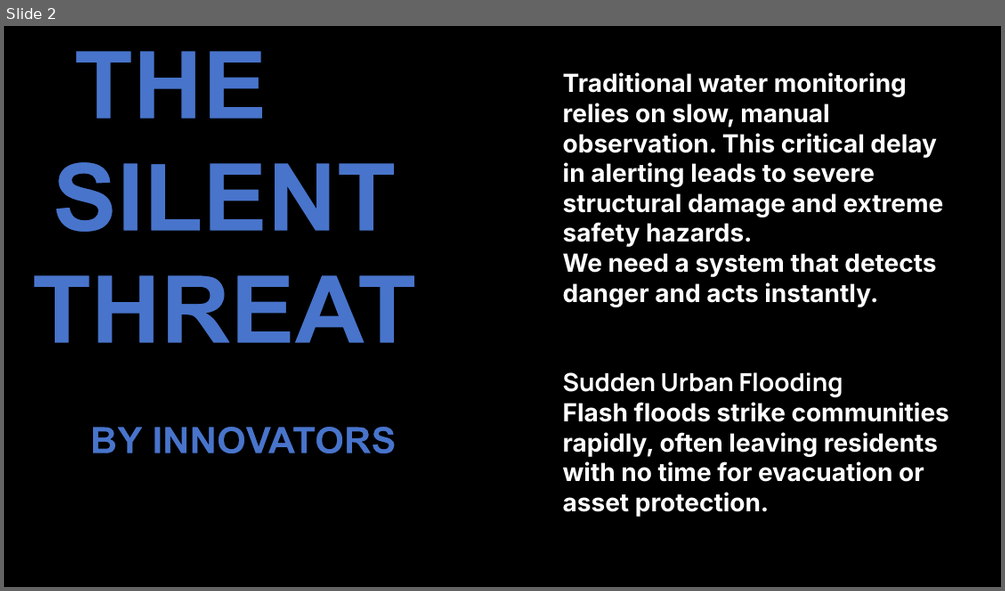
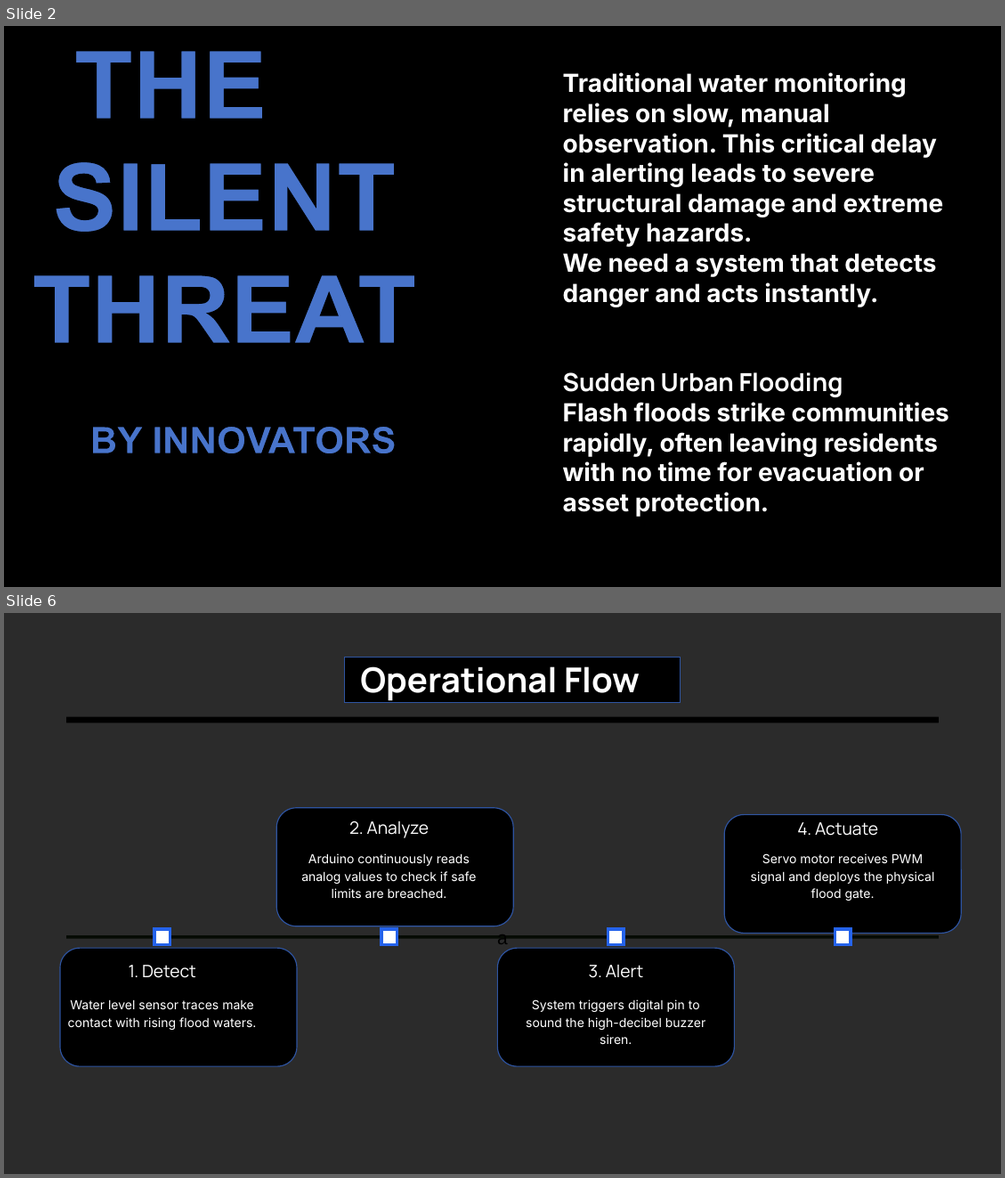
Before and after one commit to SuyogTP/my-website, a slide deck: WATER_FLOOD_SYSTEM_BY_INNOVATORS.pptx. Shown one above the other, each under a label of ours: slide 2 before the commit, slides 2 and 6 after it; the slides between them are not shown. The pictures are 1005x591 and 1005x1178 pixels, drawn with LibreOffice and Linux fonts; fonts in the diff are those of the drawing; background and template pictures are left out; a plain dark background stands for a picture behind light text. Boxes give left, top, right and bottom in pixels: in the first picture for what was removed or moved away, otherwise in the second. Text is boxed around its words. In the diff, an @@ line names an element or a change of style, - is before the commit and + after.

```diff
--- a/WATER_FLOOD_SYSTEM_BY_INNOVATORS.pptx
+++ b/WATER_FLOOD_SYSTEM_BY_INNOVATORS.pptx
@@ slide 6 added at (x1=4, y1=613, x2=1001, y2=1174), background picture (left out) @@
@@ rectangle added at (x1=345, y1=657, x2=680, y2=702), fill #000000, outline #2E54A1 1 pt @@
@@ text added at (x1=360, y1=666, x2=639, y2=703), 33 pt, text #FFFFFF, bold @@
+Operational Flow
@@ rectangle added at (x1=66, y1=717, x2=938, y2=723), fill #000000 @@
@@ rounded rectangle added at (x1=277, y1=807, x2=514, y2=925), fill #000000, outline #2E54A1 1 pt @@
@@ text added at (x1=349, y1=821, x2=429, y2=838), 16.5 pt, text #FFFFFF @@
+2. Analyze
@@ rounded rectangle added at (x1=724, y1=815, x2=961, y2=933), fill #000000, outline #2E54A1 1 pt @@
@@ text added at (x1=797, y1=822, x2=878, y2=835), 16.5 pt, text #FFFFFF @@
+4. Actuate
@@ text added at (x1=301, y1=853, x2=476, y2=898), 12 pt, text #FFFFFF @@
+Arduino continuously reads analog values to check if safe limits are breached.
@@ text added at (x1=751, y1=853, x2=935, y2=900), 12 pt, text #FFFFFF @@
+Servo motor receives PWM signal and deploys the physical flood gate.
@@ rectangle added at (x1=154, y1=929, x2=170, y2=945), fill #FFFFFF, outline #2563EB 3 pt @@
@@ rectangle added at (x1=381, y1=929, x2=397, y2=945), fill #FFFFFF, outline #2563EB 3 pt @@
@@ rectangle added at (x1=608, y1=929, x2=624, y2=945), fill #FFFFFF, outline #2563EB 3 pt @@
@@ rectangle added at (x1=834, y1=929, x2=850, y2=945), fill #FFFFFF, outline #2563EB 3 pt @@
@@ rounded rectangle added at (x1=60, y1=948, x2=297, y2=1066), fill #000000, outline #2E54A1 1 pt @@
@@ text added at (x1=497, y1=934, x2=508, y2=944), 18 pt, text #000000 @@
+a
@@ rounded rectangle added at (x1=498, y1=948, x2=735, y2=1066), fill #000000, outline #2E54A1 1 pt @@
@@ text added at (x1=129, y1=965, x2=196, y2=978), 16.5 pt, text #FFFFFF @@
+1. Detect
@@ text added at (x1=589, y1=965, x2=643, y2=978), 16.5 pt, text #FFFFFF @@
+3. Alert
@@ text added at (x1=68, y1=999, x2=257, y2=1030), 12 pt, text #FFFFFF @@
+Water level sensor traces make contact with rising flood waters.
@@ text added at (x1=526, y1=999, x2=705, y2=1044), 12 pt, text #FFFFFF @@
+System triggers digital pin to sound the high-decibel buzzer siren.
```
Also in this commit, not shown: 4 slides changed, 2 other slides added, 1 slide removed.
